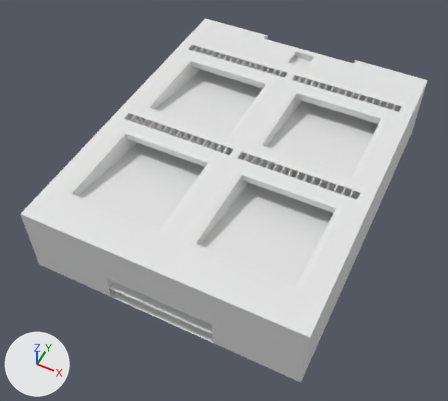
Before and after pictures for a commit that changed the FBX model Assets/Resuorce/Модели/Игра.fbx.
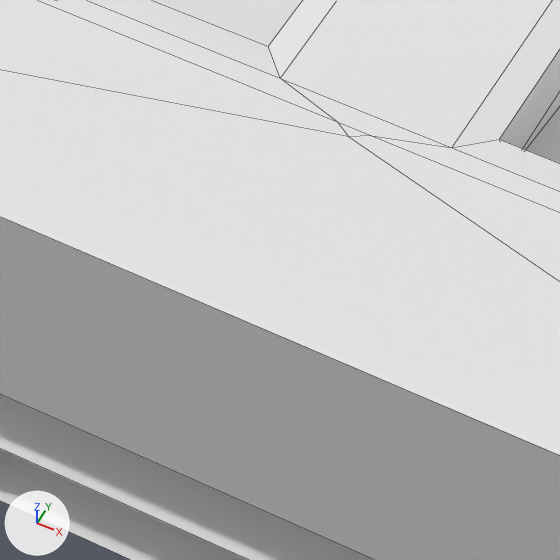
There are two pictures of each version: one whole from a 50 mm lens placed at (24.4, -54.1, 56.4), pointed at (0.5, -6.2, -3.4), one close up on the part from 26% to 46% of the width and 55% to 77% of the height. The axes (+X, +Y, +Z) are drawn at lower left. The lights are the same throughout. The close-ups show mesh edges as thin lines. Where no turn or scale is listed for an object, it has been applied to the vertices.

In view in the first close-up: 'Игра'.
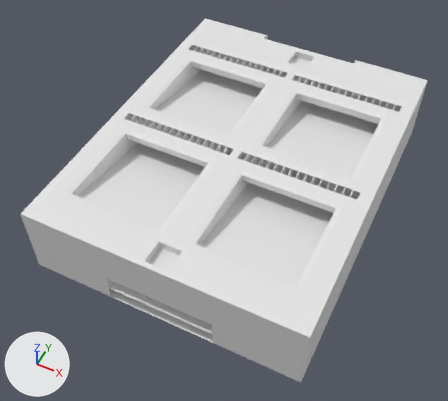
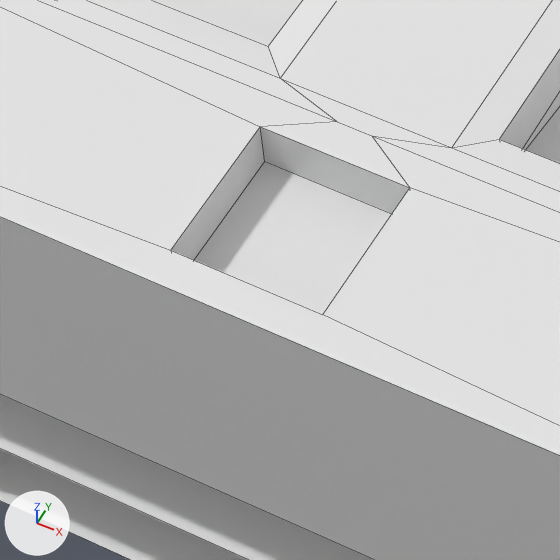
Boxes (x1, y1, x2, y2) around the edits, measured in the close-ups (560 x 560 px):
part 1 of me_куб_006, built on
    both: (0, 0, 560, 455)

The change, as a diff of the scene's bpy script:
```diff
--- a/Assets/Resuorce/Модели/Игра.fbx.py
+++ b/Assets/Resuorce/Модели/Игра.fbx.py
@@ me_куб_006 @@
 # used by ob_игра; location = (0.0, 0.0, 0.0)
-me_куб_006.from_pydata(...)  # 1385 vertices, 1694 faces; spans x -18.0..18.1, y -22.4..24.1, z -8.9..1.1
+me_куб_006.from_pydata(...)  # 1393 vertices, 1701 faces; spans x -18.0..18.1, y -22.4..24.1, z -8.9..13.7
+# me_куб_006 part 1
+# 1 vertex is removed from x 0.0, y -18.2, z 1.1
+# 4 faces are deleted
+# 8 vertices are added at x -1.5..1.5, y -21.7..-18.7, z 0.1..1.1
+# 11 new faces join them, mat_base (white #e7e7e7)
 me_куб_006.materials.append(mat_base)
```
